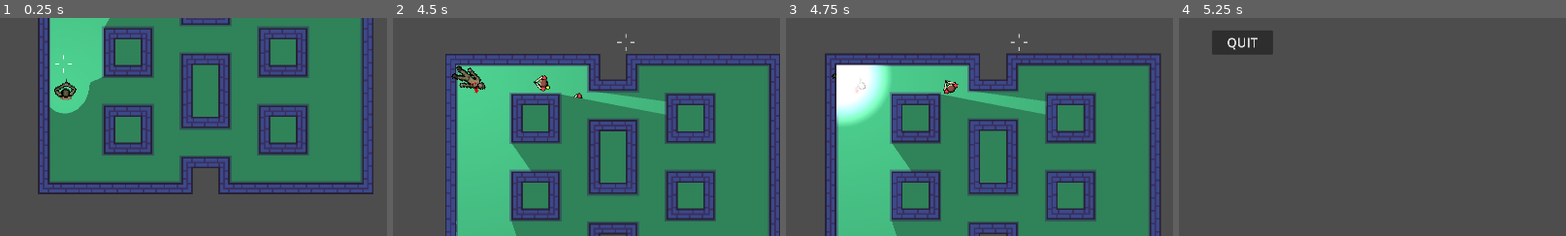
Above: before the commit, frames 1-4 (left to right).
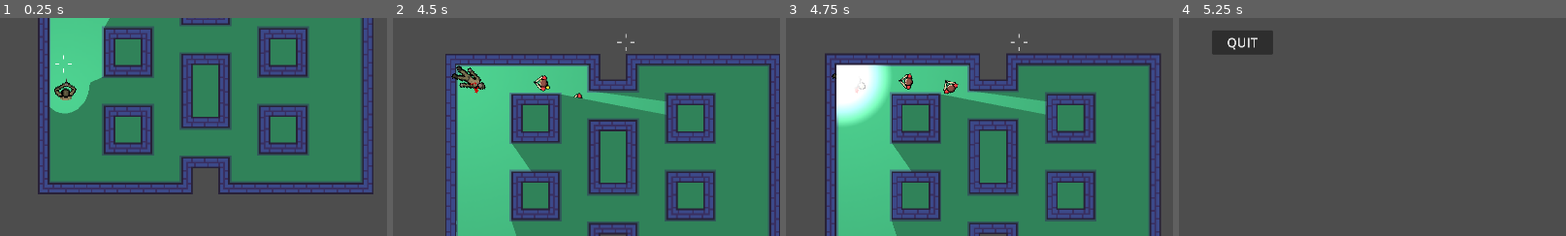
Above: after the commit, the same moments.

Repository: Odraz/clean-sweep
Game: Godot game, scene res://level_1.tscn
The game is run twice, just before and just after one commit, with the same random seed, the same clock (stepped at 60 frames per second) and the same inputs. This scene is started directly instead of the project's main scene.
Inputs (mouse positions are % of the whole screen's width and height, from its top left):
- Up to frame 1 (0.25 s): no input
- Up to frame 2 (4.5 s): move the mouse to (45, 70) at 0.52 s; hold W (move_up) 0.53-2.03 s; tap G (grenade_throw) at 0.6, 1.55, 2.3, 2.85, 3.8 s; move the mouse to (80, 65) at 1.27 s; tap Mouse wheel down (door_close) at 1.35 s; move the mouse to (20, 35) at 2.02 s; hold Mouse wheel up (door_open) 2.03-2.78 s; hold A (move_left) 2.03-3.53 s; move the mouse to (55, 50) at 2.77 s; move the mouse to (35, 25) at 3.52 s; hold S (move_down) 3.53-4.28 s; hold Right mouse button (gun_aim) 3.53-4.28 s; tap R (gun_reload) at 4.15 s; move the mouse to (72, 45) at 4.27 s; hold D (move_right) from 4.28 s (still down); tap 1 (gun_select_1) at 4.35 s
- Up to frame 3 (4.75 s): keep holding D (move_right); tap G (grenade_throw) at 4.55 s
- Up to frame 4 (5.25 s): move the mouse to (30, 55) at 5.02 s; release D (move_right) at 5.03 s; hold W (move_up) from 5.03 s (still down); hold 2 (gun_select_2) from 5.03 s (still down)
The pictures show only the part of the screen within x 42-92%, y 39-89%; the shares and areas given below are measured in that part.

Frames 1-2 are identical in both runs. In frame 3, 0.2% of the frame differs, in the area x 29-33%, y 25-33%; in frame 4, nothing differs.

Commit message:
Introduced layer 4 dedicated to destructible objects by grenades like windows

Diff:
--- a/grenade.gd
+++ b/grenade.gd
@@ -1,9 +1,10 @@
 extends RigidBody2D
 
-var explosion_radius = 200
+const EXPLOSION_RADIUS = 150
 
+@onready var blast_scene = preload("res://grenade_blast.tscn")
 
-func _on_timer_timeout() -> void:
+func _on_timer_timeout():
 	explode()
 
 
@@ -11,35 +12,38 @@
 	queue_free()
 
 
-func explode() -> void:
+func explode():
 	$AudioExplosion.play()
 	$Sprite2D.hide()
 	$CollisionShape2D.disabled = true
+	$Area2D.get_node("CollisionShape2D").disabled = true
 
 	spawn_blast()
 
+	var destructibles = get_tree().get_nodes_in_group("destructibles")
 	var characters = get_tree().get_nodes_in_group("characters")
 
-	for character in characters:
-		var character_position = character.global_position
-		var distance = global_position.distance_to(character_position)
+	destructibles.append_array(characters)
 
-		if distance < explosion_radius:
+	for hitable in destructibles:
+		var hitable_position = hitable.global_position
+		var distance = global_position.distance_to(hitable_position)
+
+		if distance < EXPLOSION_RADIUS:
 			var space_state = get_world_2d().direct_space_state
 
-			var query = PhysicsRayQueryParameters2D.create(global_position, character_position)
-			query.collision_mask = 1
+			var query = PhysicsRayQueryParameters2D.create(global_position, hitable_position)
+
+			query.collision_mask = 9 # 1001, where 1 are objects and 4 is the layer of the destructibles
 			query.collide_with_areas = true
 
 			var result = space_state.intersect_ray(query)
 
-			if result.has("collider") and result.collider == character and result.collider.has_method("hit"):
+			if result.has("collider") and result.collider == hitable and result.collider.has_method("hit"):
 				result.collider.hit()
 
 
-
 func spawn_blast():
-	var blast_scene = load("res://grenade_blast.tscn")
 	var explosion = blast_scene.instantiate()
 
 	explosion.global_position = global_position
--- a/grenade.tscn
+++ b/grenade.tscn
@@ -13,6 +13,10 @@
 
 [sub_resource type="CanvasItemMaterial" id="CanvasItemMaterial_dd3jb"]
 light_mode = 2
+
+[sub_resource type="CapsuleShape2D" id="CapsuleShape2D_bl1n4"]
+radius = 1.0
+height = 4.0
 
 [node name="Grenade" type="RigidBody2D"]
 mass = 0.001
@@ -42,5 +46,15 @@
 one_shot = true
 autostart = true
 
+[node name="Area2D" type="Area2D" parent="."]
+editor_description = "For collision detection with windows."
+collision_layer = 2
+collision_mask = 2
+monitoring = false
+
+[node name="CollisionShape2D" type="CollisionShape2D" parent="Area2D"]
+position = Vector2(0, -1)
+shape = SubResource("CapsuleShape2D_bl1n4")
+
 [connection signal="timeout" from="ExplosionTimer" to="." method="_on_timer_timeout"]
 [connection signal="timeout" from="QueueFreeTimer" to="." method="_on_queue_free_timer_timeout"]
--- a/gun.gd
+++ b/gun.gd
@@ -5,6 +5,12 @@
 signal reloaded()
 
 @export var type: GunSettings.Type = GunSettings.Type.HANDGUN
+
+var direction: Vector2
+var dispersion: float
+var end_position: Vector2
+
+var burst_shot_index: int = 0
 
 @onready var precision_hip: float = GunSettings.STATS[type][GunSettings.Stat.PRECISION_HIP]
 @onready var precision_aim: float = GunSettings.STATS[type][GunSettings.Stat.PRECISION_AIM]
@@ -18,12 +24,7 @@
 @onready var burst_shot_count: int = GunSettings.STATS[type][GunSettings.Stat.BURST_SHOT_COUNT]
 
 @onready var particle_emitter: Resource = preload("res://particle_emitter_bullet_impact.tscn")
-
-var direction: Vector2
-var dispersion: float
-var end_position: Vector2
-
-var burst_shot_index: int = 0
+@onready var bullet_scene: Resource = preload("res://bullet.tscn")
 
 func _ready():
 	$ReloadTimer.wait_time = GunSettings.STATS[type][GunSettings.Stat.RELOAD_TIME]
@@ -105,8 +106,8 @@
 
 	shot.emit()
 
+
 func spawn_bullet(start_position: Vector2, result: Dictionary):
-	var bullet_scene = load("res://bullet.tscn")
 	var bullet = bullet_scene.instantiate()
 
 	var bullet_start_position = start_position + (direction - start_position).normalized() * 10
--- a/mob.tscn
+++ b/mob.tscn
@@ -43,6 +43,8 @@
 height = 15.0
 
 [node name="Mob" type="CharacterBody2D" groups=["characters"]]
+collision_layer = 9
+collision_mask = 9
 script = ExtResource("1_85dvw")
 metadata/_edit_group_ = true
 
--- a/player.gd
+++ b/player.gd
@@ -9,8 +9,6 @@
 
 enum PlayerState {
 	DEFAULT,
-	RELOADING,
-	THROWING_GRENADE,
 	DEAD,
 }
 
@@ -50,9 +48,6 @@
 
 	look_at_mouse_position()
 
-	if state == PlayerState.DEFAULT:
-		$AnimationBody.play("idle_" + GUN_ANIMATIONS[current_gun.type])
-
 	animate_legs()
 
 	update_crosshair(false)
@@ -64,7 +59,7 @@
 
 	var has_shot = event.is_action_pressed("gun_shoot")
 
-	if state == PlayerState.DEFAULT:
+	if is_idle():
 		if event.is_action_pressed("gun_reload") and current_gun.magazines > 0:
 			reload()
 
@@ -92,7 +87,7 @@
 	if is_dead():
 		return
 
-	set_state(PlayerState.DEFAULT)
+	set_idle()
 
 	gun_reloaded.emit()
 
@@ -105,15 +100,17 @@
 	if is_dead():
 		return
 
-	if $AnimationBody.animation  == "reload_" + GUN_ANIMATIONS[current_gun.type]:
-		set_state(PlayerState.DEFAULT)
-	elif $AnimationBody.animation == "throw_grenade":
-		set_state(PlayerState.DEFAULT)
+	if $AnimationBody.animation == "throw_grenade":
+		set_idle()
 		throw_grenade()
 
 
 func is_dead():
 	return state == PlayerState.DEAD
+
+
+func is_idle():
+	return $AnimationBody.animation.begins_with("idle")
 
 
 func move(_delta: float):
@@ -173,12 +170,12 @@
 	else:
 		return
 
+	set_idle()
+
 	gun_changed.emit()
 
 
 func reload():
-	set_state(PlayerState.RELOADING)
-
 	current_gun.reload()
 
 	gun_started_reloading.emit()
@@ -187,8 +184,6 @@
 
 
 func init_throw_grenade():
-	set_state(PlayerState.THROWING_GRENADE)
-
 	$AnimationBody.play("throw_grenade")
 
 
@@ -215,6 +210,10 @@
 	else:
 		$AnimationLegs.play("idle")
 		$Audio/AudioFootsteps.stop()
+
+
+func set_idle():
+	$AnimationBody.play("idle_" + GUN_ANIMATIONS[current_gun.type])
 
 
 func set_state(new_state: PlayerState):
--- a/player.tscn
+++ b/player.tscn
@@ -203,8 +203,8 @@
 polygon = PackedVector2Array(14, -41, -4, -38, -17.3333, -30, -28, -18, -31.3333, -9.33333, -32.6667, 0, -30.6667, 10, -26, 20, -15.3333, 31.3333, -2, 38, 16, 42, -38.6667, 34, -37.3333, -36.6667)
 
 [node name="Player" type="CharacterBody2D" groups=["characters"]]
-collision_layer = 7
-collision_mask = 7
+collision_layer = 15
+collision_mask = 15
 script = ExtResource("1_svbte")
 metadata/_edit_group_ = true
 
@@ -221,7 +221,7 @@
 rotation = 1.5708
 scale = Vector2(3, 3)
 sprite_frames = SubResource("SpriteFrames_erwmi")
-animation = &"idle_shotgun"
+animation = &"idle_handgun"
 
 [node name="CollisionShape2D" type="CollisionShape2D" parent="."]
 position = Vector2(10, 0)
--- a/project.godot
+++ b/project.godot
@@ -27,6 +27,7 @@
 [global_group]
 
 characters=""
+destructibles=""
 
 [input]
 
--- a/window.gd
+++ b/window.gd
@@ -1,8 +1,23 @@
 extends Area2D
 
 func _on_area_entered(_area: Area2D):
+    brake()
+
+
+func _on_body_entered(_body: Node2D) -> void:
+    if _body.is_in_group("throwables"):
+        brake()
+
+
+func brake():
     set_deferred("monitorable", false)
     set_deferred("monitoring", false)
 
+    $CollisionShape2D.disabled = true
+
     $AnimatedSprite2D.play("broken")
     $AudioStreamPlayer2D.play()
+
+
+func hit():
+    brake()
--- a/window.tscn
+++ b/window.tscn
@@ -34,9 +34,9 @@
 [sub_resource type="RectangleShape2D" id="RectangleShape2D_ydujd"]
 size = Vector2(0.0954696, 989.12)
 
-[node name="Window" type="Area2D"]
-collision_layer = 2
-collision_mask = 2
+[node name="Window" type="Area2D" groups=["destructibles"]]
+collision_layer = 10
+collision_mask = 10
 script = ExtResource("1_8snkq")
 
 [node name="AnimatedSprite2D" type="AnimatedSprite2D" parent="."]
@@ -52,3 +52,4 @@
 stream = ExtResource("3_wi5xn")
 
 [connection signal="area_entered" from="." to="." method="_on_area_entered"]
+[connection signal="body_entered" from="." to="." method="_on_body_entered"]
Not shown: 1 places in grenade.tscn that only renumber resources
